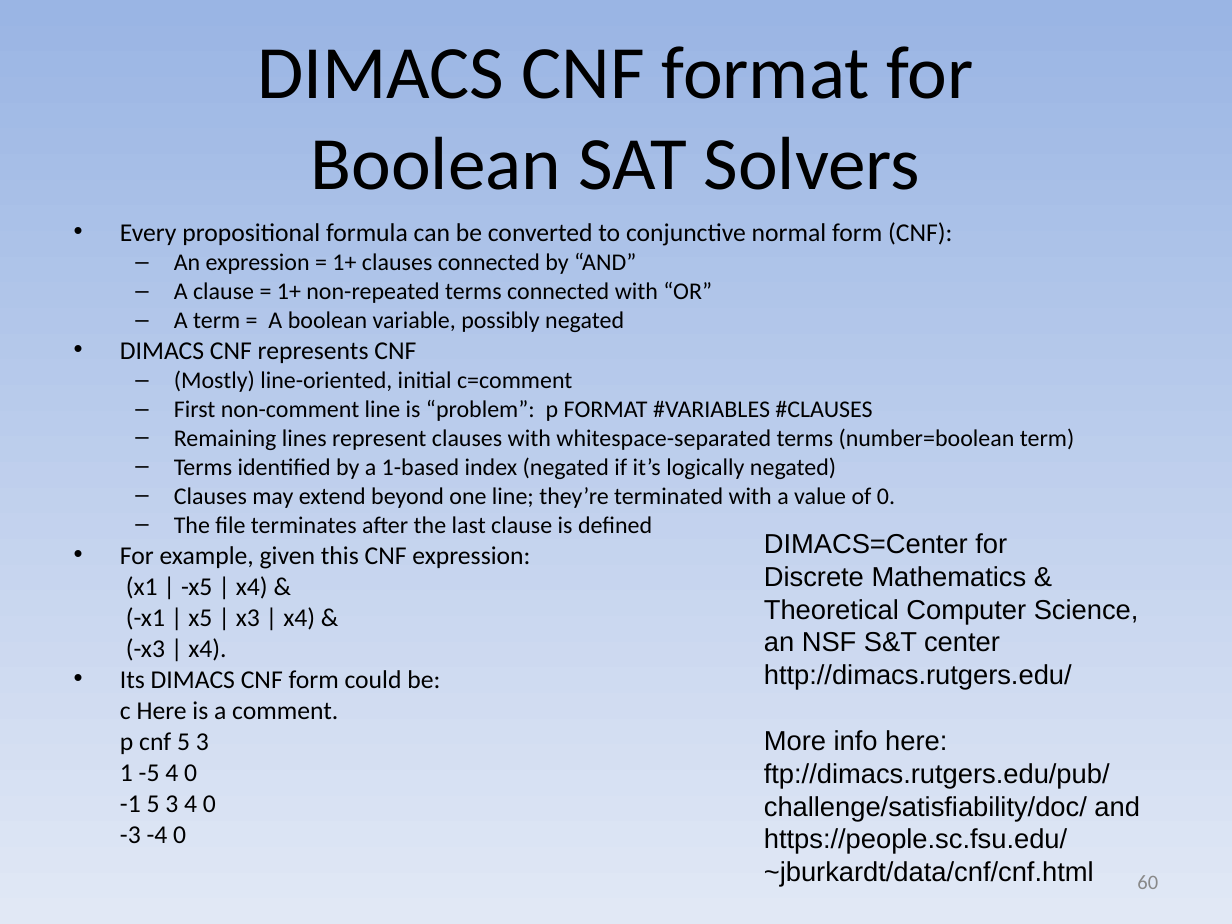
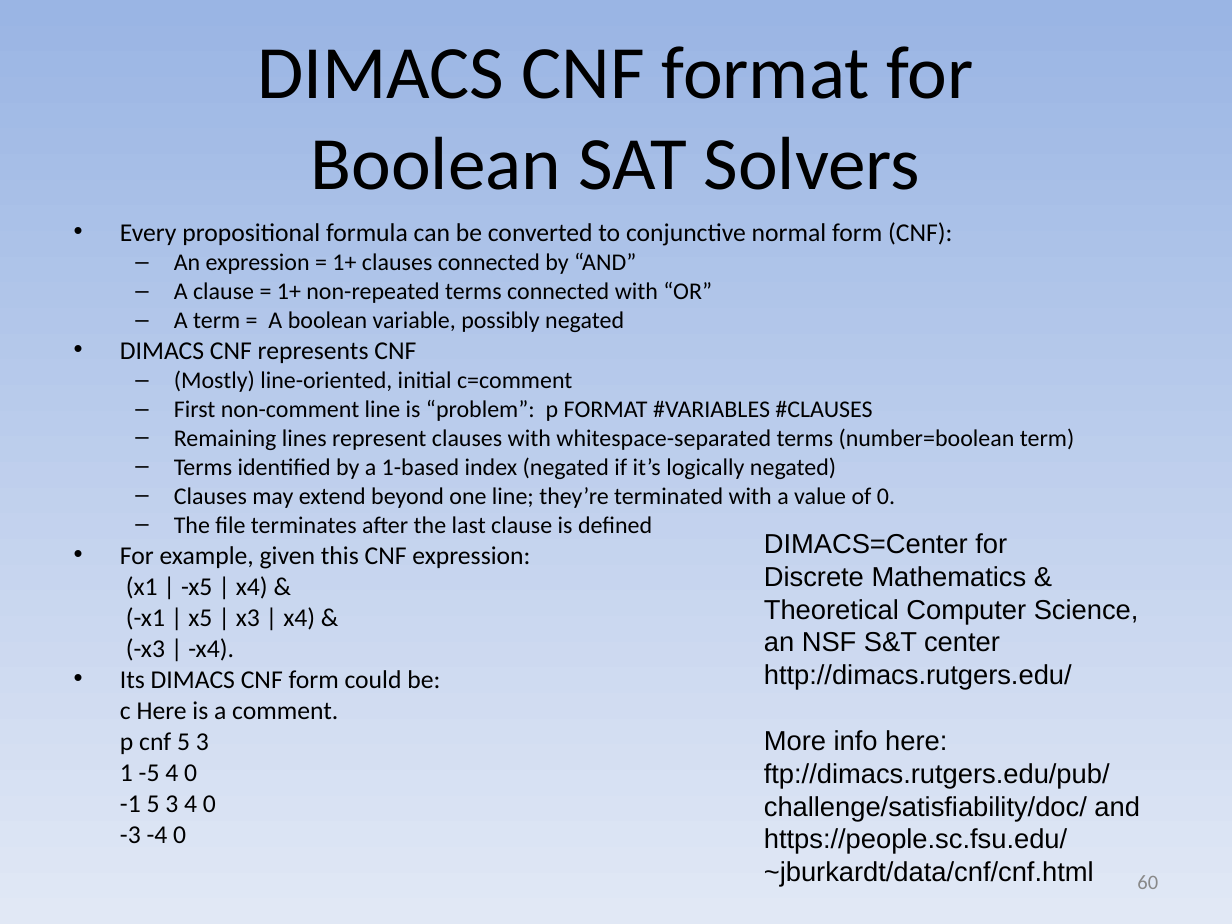
Before and after one commit to david-a-wheeler/david-a-wheeler.github.io, a slide deck: slide 60 of secure-class/presentations/Secure-Software-10-Formal-Methods.ppt. Drawn at 1232x924 pixels with LibreOffice and Linux fonts; fonts in the diff are those of the drawing. Boxes give left, top, right and bottom in pixels: in the first picture for what was removed or moved away, otherwise in the second. Text is boxed around its words. In the diff, an @@ line names an element or a change of style, - is before the commit and + after.

```diff
--- a/secure-class/presentations/Secure-Software-10-Formal-Methods.ppt
+++ b/secure-class/presentations/Secure-Software-10-Formal-Methods.ppt
@@ text at box(126, 638, 234, 661): text changed @@
-(-x3 | x4).
+(-x3 | -x4).
```
Also in this commit, not shown: 2 other slides changed.
